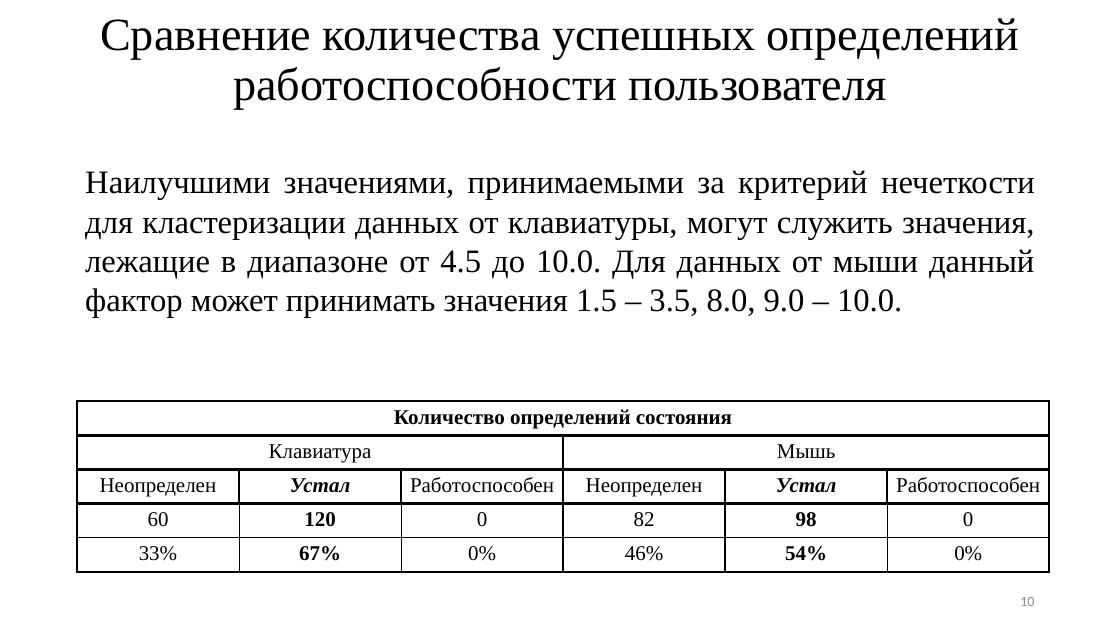
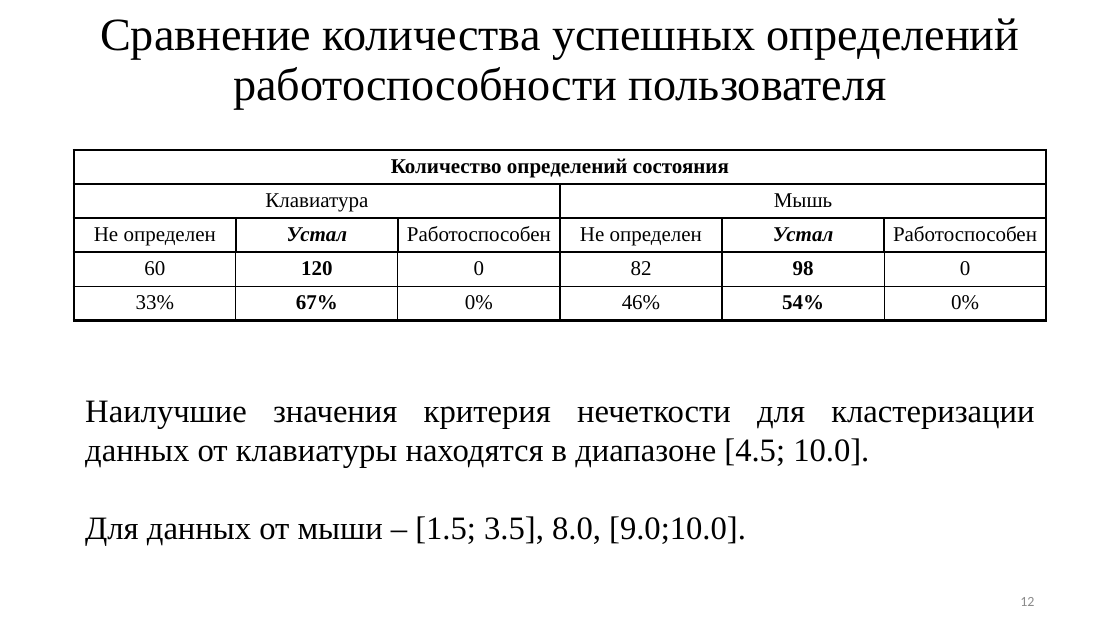
Before and after one commit to TheSawIsTheLaw/FatigueRecognitionSystem, a slide deck: slide 12 of Presentation/presentation.pptx (slide 10 before the commit). Drawn at 1120x630 pixels with LibreOffice and Linux fonts; fonts in the diff are those of the drawing. Boxes give left, top, right and bottom in pixels: in the first picture for what was removed or moved away, otherwise in the second. Text is boxed around its words. In the diff, an @@ line names an element or a change of style, - is before the commit and + after.

```diff
--- a/Presentation/presentation.pptx
+++ b/Presentation/presentation.pptx
@@ table at box(74, 150, 1047, 321) @@
-row 3, column 1: Неопределен
+row 3, column 1: Не определен
-row 3, column 4: Неопределен
+row 3, column 4: Не определен
@@ table: place and size @@
-table at box(77, 402, 1050, 572)
+table at box(74, 150, 1047, 321)
@@ text at box(85, 400, 1034, 546): text changed @@
-Наилучшими значениями, принимаемыми за критерий нечеткости для кластеризации данных от клавиатуры, могут служить значения, лежащие в диапазоне от 4.5 до 10.0. Для данных от мыши данный фактор может принимать значения 1.5 – 3.5, 8.0, 9.0 – 10.0.
+Наилучшие значения критерия нечеткости для кластеризации данных от клавиатуры находятся в диапазоне [4.5; 10.0].
+Для данных от мыши – [1.5; 3.5], 8.0, [9.0;10.0].
@@ page number at box(1020, 597, 1034, 606): text changed @@
-10
+12
```
Also in this commit, not shown: 11 other slides changed, 2 slides added, 29 other files.
